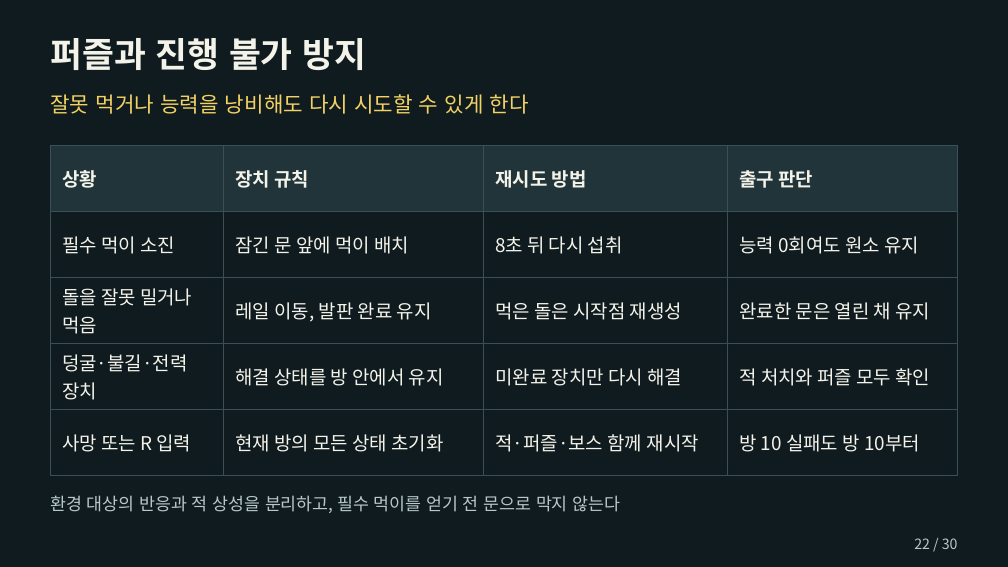
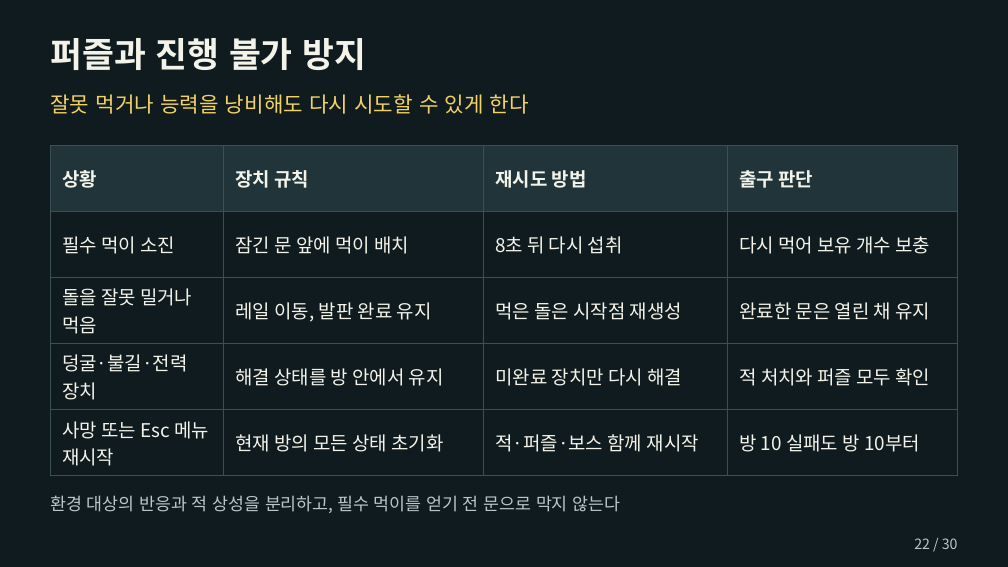
Before and after one commit to chanwhee0330/element-eater, a slide deck: slide 22 of outputs/planning/엘리먼트_이터_기획서_허찬휘.pptx. Drawn at 1008x567 pixels with LibreOffice and Linux fonts; fonts in the diff are those of the drawing. Boxes give left, top, right and bottom in pixels: in the first picture for what was removed or moved away, otherwise in the second. Text is boxed around its words. In the diff, an @@ line names an element or a change of style, - is before the commit and + after.

```diff
--- a/outputs/planning/엘리먼트_이터_기획서_허찬휘.pptx
+++ b/outputs/planning/엘리먼트_이터_기획서_허찬휘.pptx
@@ table at <box>51,145,958,476</box> @@
-row 2, column 4: 능력 0회여도 원소 유지
+row 2, column 4: 다시 먹어 보유 개수 보충
-row 5, column 1: 사망 또는 R 입력
+row 5, column 1: 사망 또는 Esc 메뉴 재시작
```
Also in this commit, not shown: 14 other slides changed, 6 other files.
